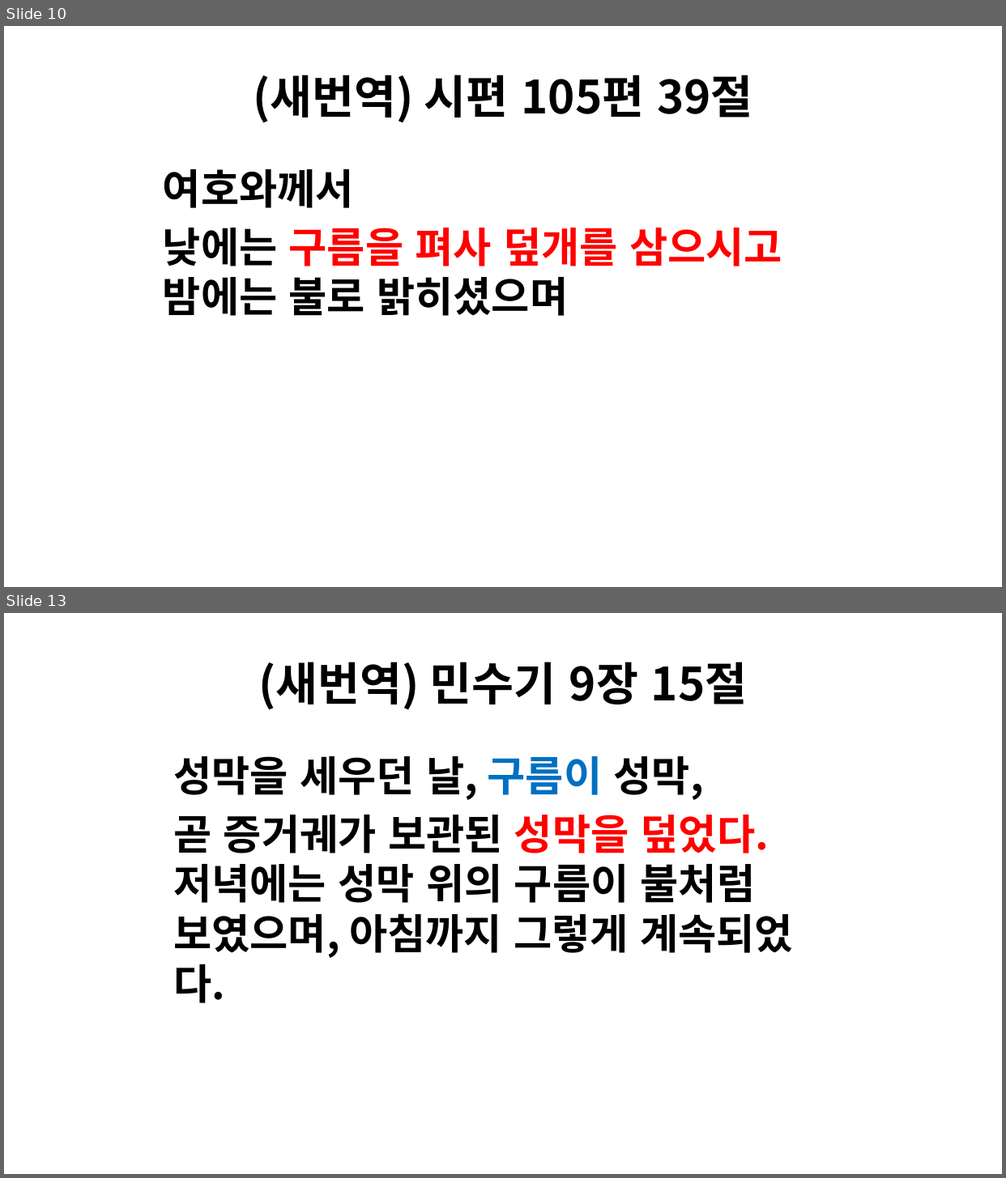
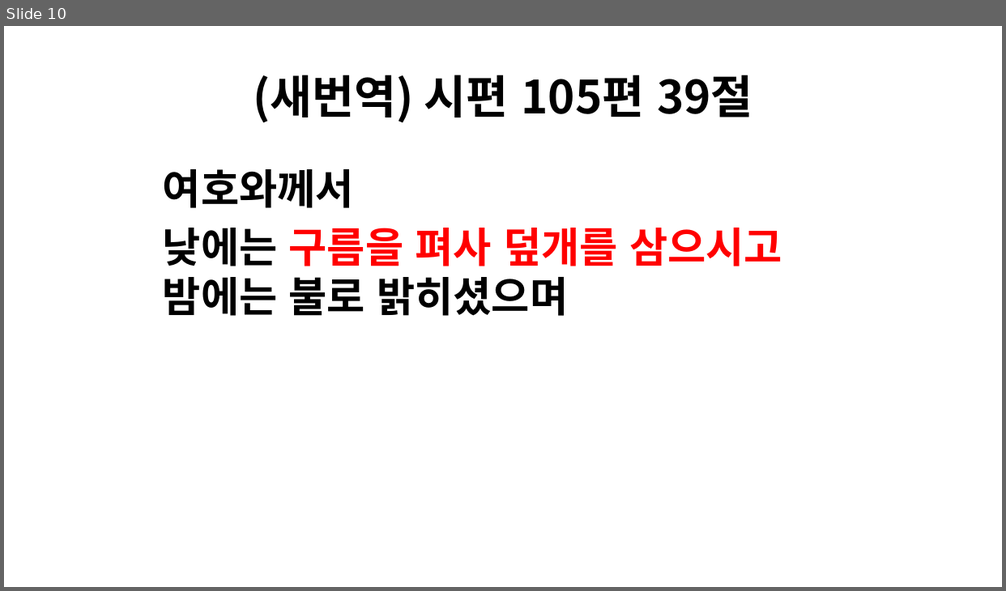
Before and after one commit to littleflame83/hong-bridge, a slide deck: files/cloud-or-fire-pillar.pptx. Shown one above the other, each under a label of ours: slides 10 and 13 before the commit, slide 10 after it; the slides between them are not shown. The pictures are 1006x1178 and 1006x591 pixels, drawn with LibreOffice and Linux fonts; fonts in the diff are those of the drawing. Boxes give left, top, right and bottom in pixels: in the first picture for what was removed or moved away, otherwise in the second. Text is boxed around its words. In the diff, an @@ line names an element or a change of style, - is before the commit and + after.

```diff
--- a/files/cloud-or-fire-pillar.pptx
+++ b/files/cloud-or-fire-pillar.pptx
@@ slide 13 removed at <box>4,613,1002,1174</box>, background #FFFFFF @@
@@ title removed at <box>258,662,748,710</box> @@
-(새번역) 민수기 9장 15절
@@ text removed at <box>173,756,793,1003</box> @@
-성막을 세우던 날, 구름이 성막,
-곧 증거궤가 보관된 성막을 덮었다. 저녁에는 성막 위의 구름이 불처럼 보였으며, 아침까지 그렇게 계속되었다.
```
Also in this commit, not shown: 4 other slides removed.
